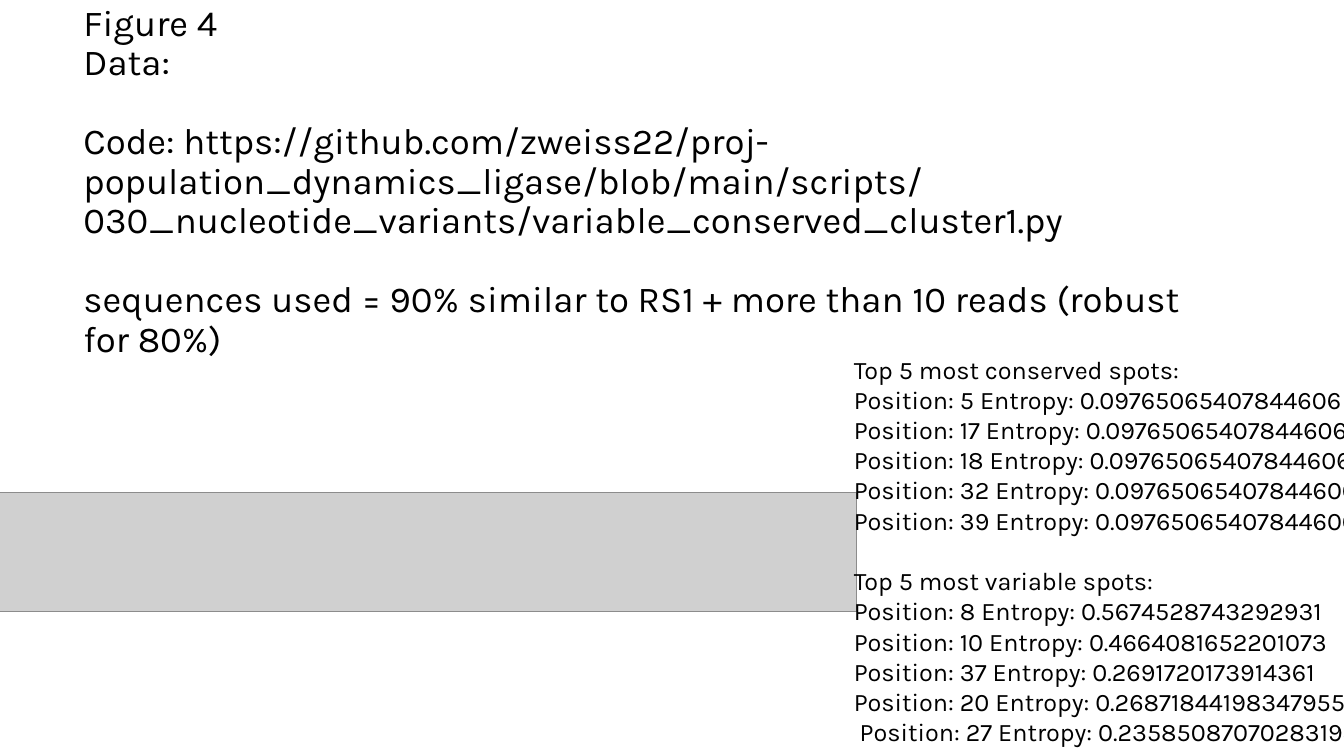
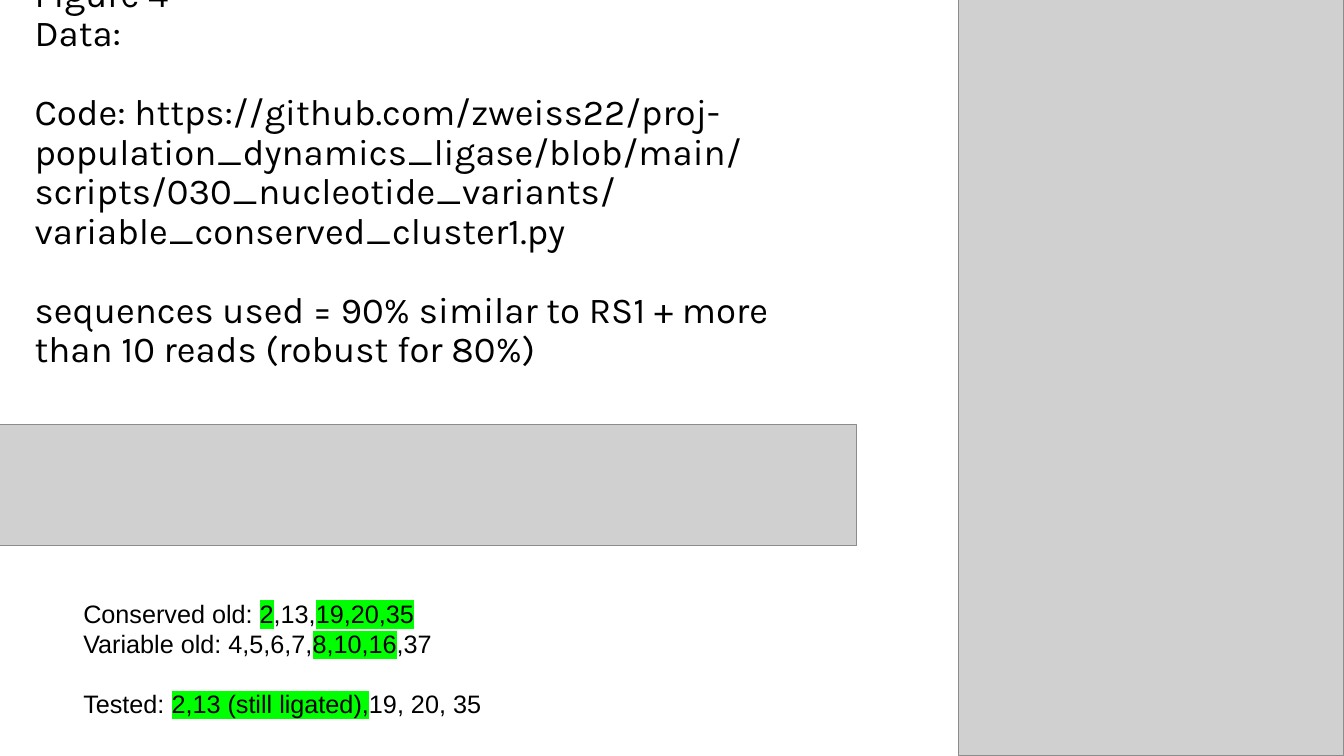
Before and after one commit to zweiss22/proj-population_dynamics_ligase, a slide deck: slide 6 of commentary_on_updates.pptx (slide 7 before the commit). Drawn at 1344x756 pixels with LibreOffice and Linux fonts; fonts in the diff are those of the drawing; grey boxes stand for pictures. Boxes give left, top, right and bottom in pixels: in the first picture for what was removed or moved away, otherwise in the second. Text is boxed around its words. In the diff, an @@ line names an element or a change of style, - is before the commit and + after.

```diff
--- a/commentary_on_updates.pptx
+++ b/commentary_on_updates.pptx
@@ title "Figure 4 Data: Code: https://github.com/zweiss22/proj-popula ..." rewrapped from <box>83,11,1180,356</box> to <box>35,0,768,366</box> @@
@@ picture added at <box>959,0,1344,756</box> @@
@@ text removed at <box>854,361,1344,747</box> @@
-Top 5 most conserved spots:
-Position: 5 Entropy: 0.09765065407844606
-Position: 17 Entropy: 0.09765065407844606
-Position: 18 Entropy: 0.09765065407844606
-Position: 32 Entropy: 0.09765065407844606
-Position: 39 Entropy: 0.09765065407844606
-Top 5 most variable spots:
-Position: 8 Entropy: 0.5674528743292931
-Position: 10 Entropy: 0.4664081652201073
-Position: 37 Entropy: 0.2691720173914361
-Position: 20 Entropy: 0.26871844198347955
-Position: 27 Entropy: 0.23585087070283198
@@ picture added at <box>0,424,857,545</box> @@
@@ picture removed at <box>0,493,857,612</box> @@
@@ text added at <box>83,602,481,719</box>, 18 pt, text #000000 @@
+Conserved old: 2,13,19,20,35
+Variable old: 4,5,6,7,8,10,16,37
+Tested: 2,13 (still ligated),19, 20, 35
```
Also in this commit, not shown: 4 other slides changed, 1 slide added.
